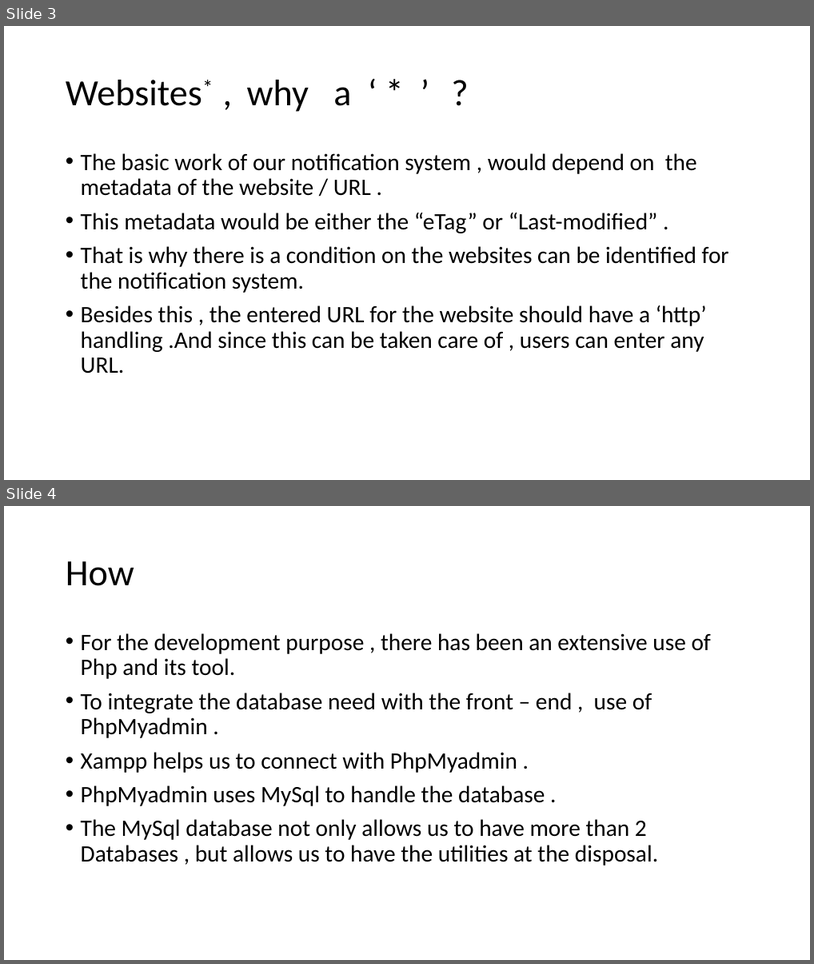
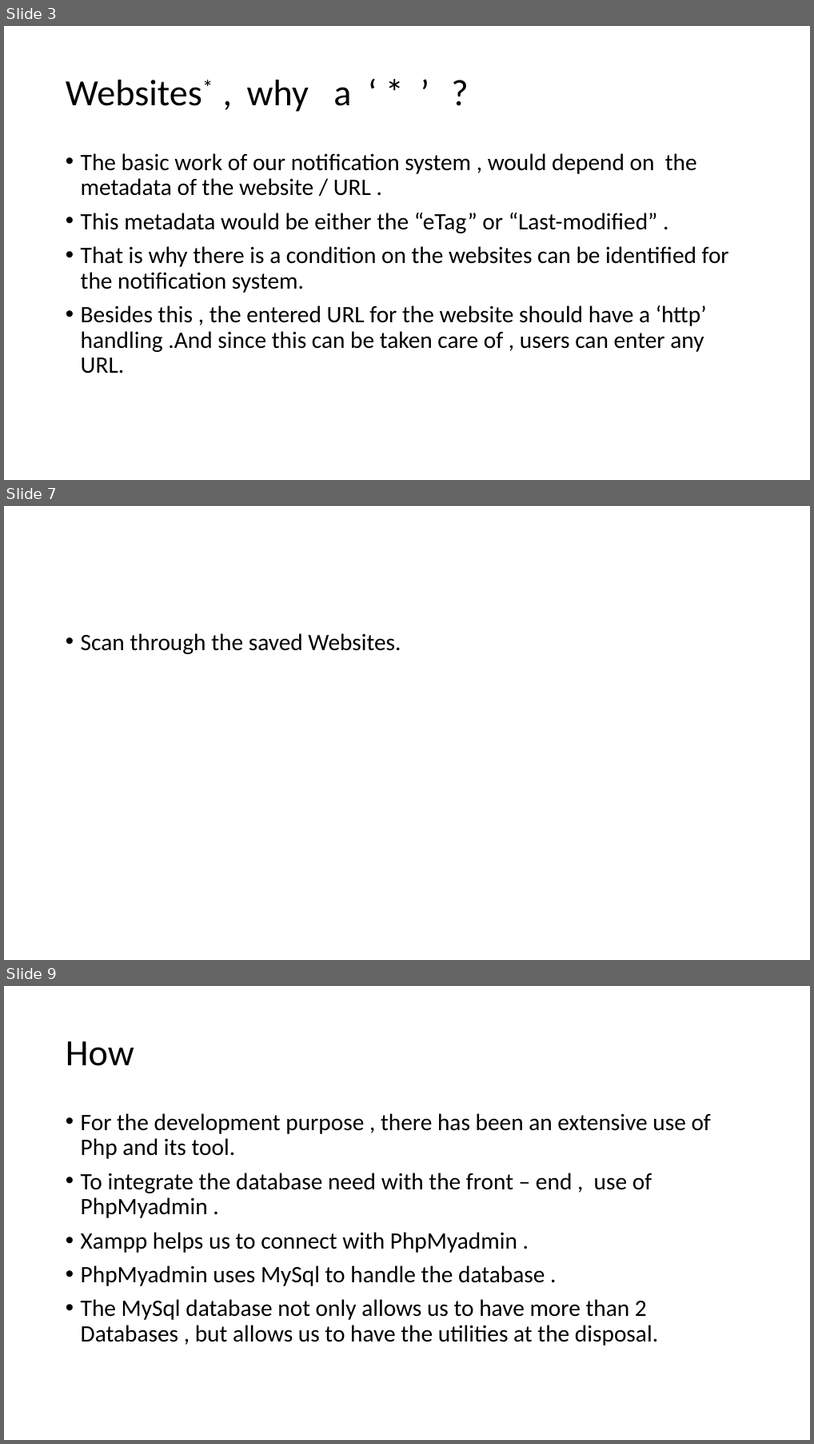
Before and after one commit to Su-Tangnu/NotifyMe, a slide deck: NotifyMe.pptx. Shown one above the other, each under a label of ours: slides 3 and 4 before the commit, slides 3, 7 and 9 after it; the slides between them are not shown. The pictures are 814x964 and 814x1444 pixels, drawn with LibreOffice and Linux fonts; fonts in the diff are those of the drawing. Boxes give left, top, right and bottom in pixels: in the first picture for what was removed or moved away, otherwise in the second. Text is boxed around its words. In the diff, an @@ line names an element or a change of style, - is before the commit and + after.

```diff
--- a/NotifyMe.pptx
+++ b/NotifyMe.pptx
@@ slide 7 added at (x1=4, y1=506, x2=810, y2=960), background #FFFFFF @@
@@ text added at (x1=81, y1=633, x2=401, y2=654), 28 pt, text #000000 @@
+• Scan through the saved Websites.
@@ what was slide 4 is now slide 9 @@
```
Also in this commit, not shown: 5 other slides added.
